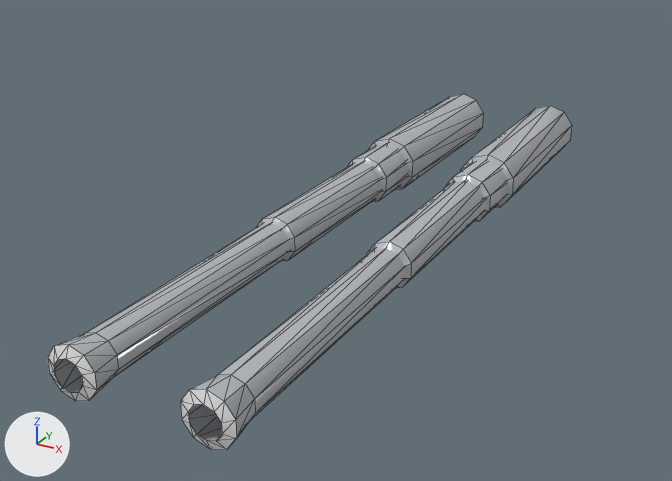
The OBJ model qe_gun_114_x2/meshes/QE_pancake_133_barrel_001_QE_pancake_133_barrel_001.obj: old version first, new version second.
Before and after are seen from a 50 mm lens placed at (3.04, -9.79, 3.93), pointed at (-0.36, -3.6, 0.83). Arrows for +X, +Y and +Z are at lower left; the lights stay in place. The picture after the commit comes second. Mesh edges are drawn as thin lines. Where no turn or scale is listed for an object, it has been applied to the vertices. Vertices at exactly the same position are counted once.

In view in the first picture: 'QE_pancake_133_barrel_001_QE_pancake_133_barrel_001'.
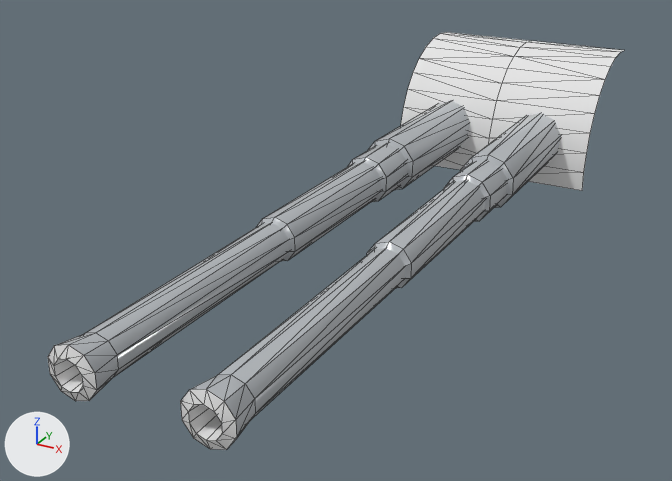
The change in detail:
Material 'details_2' (mat_details_2) is new.
Its base color is (0.8, 0.8, 0.8) (white #e7e7e7).
Its roughness is 1.0.
me_qe_pancake_133_barrel_001_qe_pancake_133_barrel_001 is used by ob_qe_pancake_133_barrel_001_qe_pancake_133_barrel_001; location (0.0, 0.0, 0.0).
me_qe_pancake_133_barrel_001_qe_pancake_133_barrel_001 had 206 vertices, 300 faces and spanned x -0.72..0.72, y -6.55..-0.58, z 0.84..1.36.
me_qe_pancake_133_barrel_001_qe_pancake_133_barrel_001 now has 241 vertices, 360 faces and spans x -1.0..1.0, y -6.55..0.17, z 0.66..1.86.
me_qe_pancake_133_barrel_001_qe_pancake_133_barrel_001 part 1: a new loose piece of 33 vertices spanning x -1.0..1.0, y -1.02..0.17, z 0.66..1.86, in mat_details_2 (white #e7e7e7).
Part 2, on me_qe_pancake_133_barrel_001_qe_pancake_133_barrel_001:
2 vertices are added at (-0.48, -5.56, 1.1), (0.48, -5.56, 1.1).
20 new faces join them, mat_details_2 (white #e7e7e7).
me_qe_pancake_133_barrel_001_qe_pancake_133_barrel_001 gains material mat_details_2 (white #e7e7e7).

Where the change shows, as pixel boxes (x1, y1, x2, y2) in the pictures (672 x 481 px):
'QE_pancake_133_barrel_001_QE_pancake_133_barrel_001', reshaped (10% wider, 17% taller): before (48, 94, 572, 450); after (48, 32, 624, 450)
part 1 of me_qe_pancake_133_barrel_001_qe_pancake_133_barrel_001, added: after (401, 32, 624, 191)
part 2 of me_qe_pancake_133_barrel_001_qe_pancake_133_barrel_001, added: after (54, 359, 222, 441)
